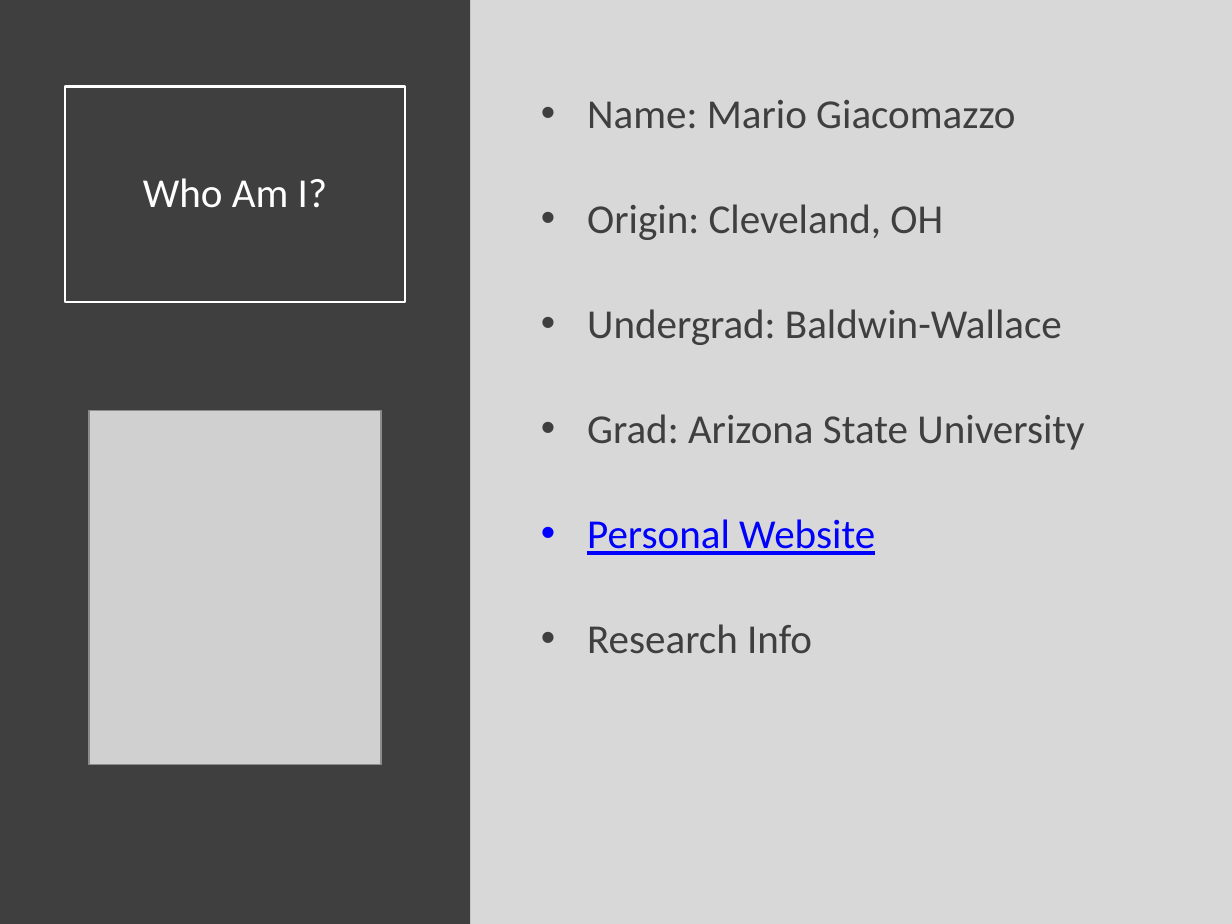
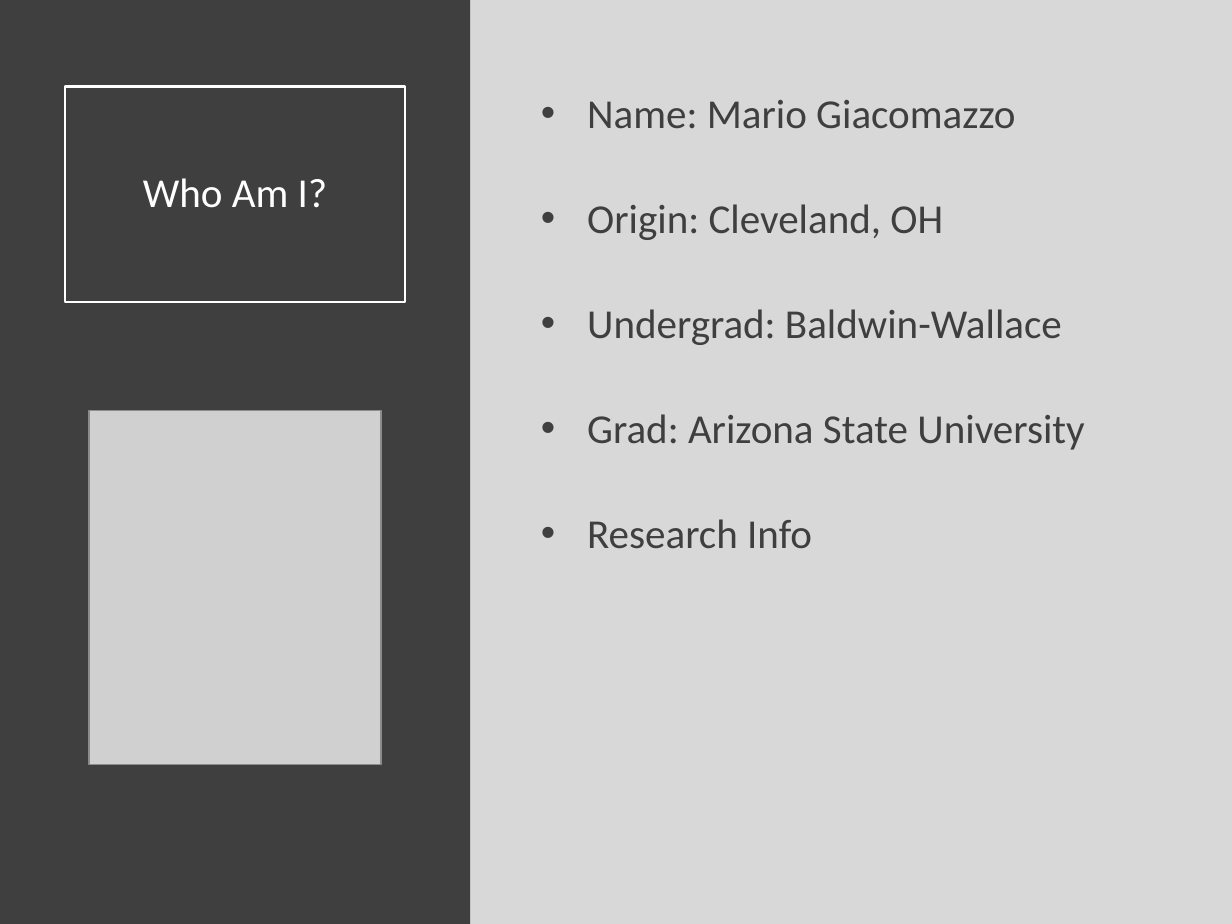
Before and after one commit to SuperMarioGiacomazzo/STOR320_WEBSITE, a slide deck: slide 2 of Lecture/Introduction/Intro_Lecture.pptx. Drawn at 1232x924 pixels with LibreOffice and Linux fonts; fonts in the diff are those of the drawing; grey boxes stand for pictures. Boxes give left, top, right and bottom in pixels: in the first picture for what was removed or moved away, otherwise in the second. Text is boxed around its words. In the diff, an @@ line names an element or a change of style, - is before the commit and + after.

```diff
--- a/Lecture/Introduction/Intro_Lecture.pptx
+++ b/Lecture/Introduction/Intro_Lecture.pptx
@@ text at (587,519,875,555): paragraph removed @@
-• Personal Website
```
Also in this commit, not shown: 5 other slides changed, 1 slide added, 1 other file.
